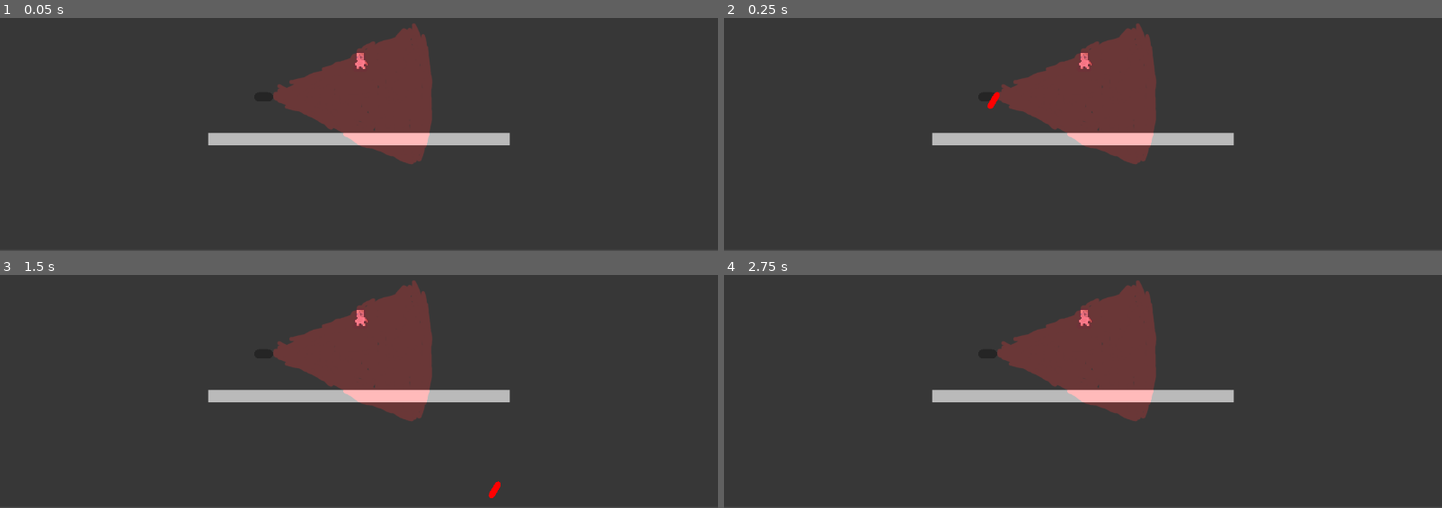
Above: before the commit, frames 1-4 (two rows, left to right).
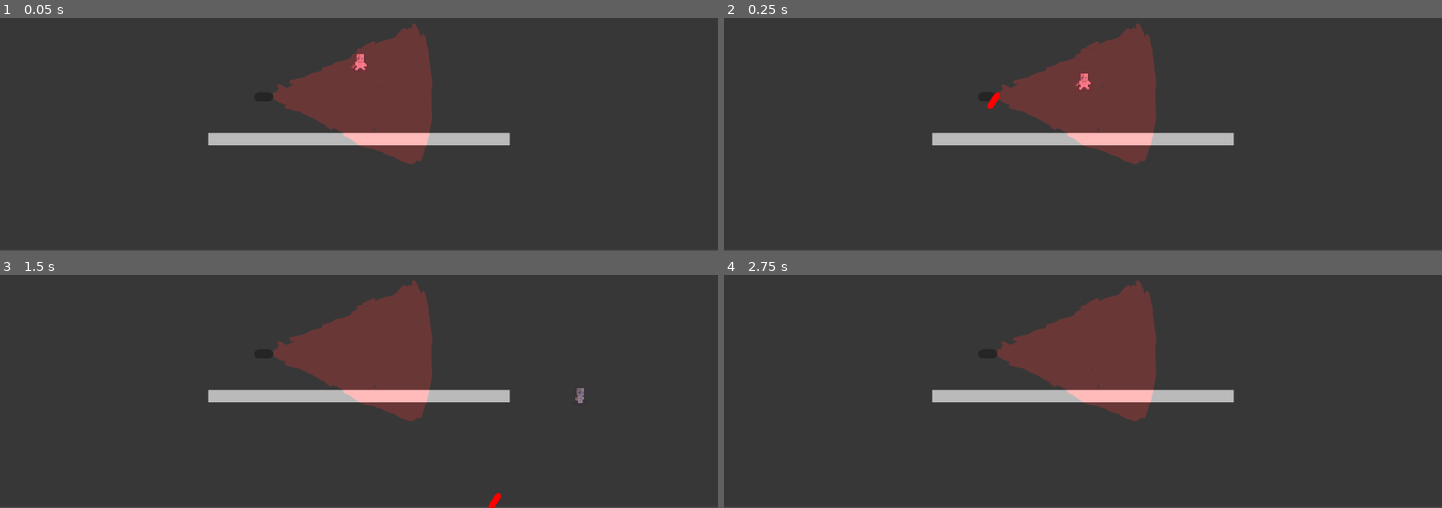
Above: after the commit, the same moments.

Repository: PlantvZombie/Game
Game: Godot game, scene res://test.tscn
Two runs of this game, one before a commit and one after it. Both use one fixed random seed, a clock stepped at 60 frames per second and the inputs below. The project has no main scene, so this scene is started directly.
Inputs (mouse positions are in pixels of both pictures, inside the frame that each line leads up to):
- Up to frame 1 (0.05 s): no input
- Up to frame 2 (0.25 s): no input
- Up to frame 3 (1.5 s): move the mouse to (516, 286) at 0.52 s; hold D (right) from 0.53 s (still down); tap Space (space) at 0.6 s; tap W (up) at 0.77, 0.8, 1.07, 1.35 s; move the mouse to (215, 326) at 1.27 s
- Up to frame 4 (2.75 s): tap W (up) at 1.52, 1.82, 2.3 s; tap Space (space) at 1.55 s; tap Enter at 2 s; move the mouse to (outside the picture) at 2.02 s; release D (right) at 2.03 s; hold A (left) from 2.03 s (still down); click (outside the picture) at 2.1 s

The runs differ from the first frame. In frame 1, less than 0.1% of the frame differs, in the area x 48-52%, y 15-23%; in frame 2, 0.2%; in frame 3, 0.3%, in the area x 49-82%, y 15-100%; in frame 4, less than 0.1%.
Error before the commit: Parse Error: Unindent doesn't match the previous indentation level. (res://character.gd:35)
Error after the commit: Invalid access to property or key 'x' on a base object of type 'Node2D (grappling_hook_target.gd)'. (res://character.gd:33)

Commit message:
Fixed Syntax

Diff:
--- a/character.gd
+++ b/character.gd
@@ -33,7 +33,7 @@
 			if sqrt((grappleTargets[j].x)^2) > grappleDistance:
 				pass
 		print(grappleTargets[0].position)
-  move_and_slide()
+	move_and_slide()
 
 func _process(_delta):
 	var direction = Input.get_axis("left", "right")
